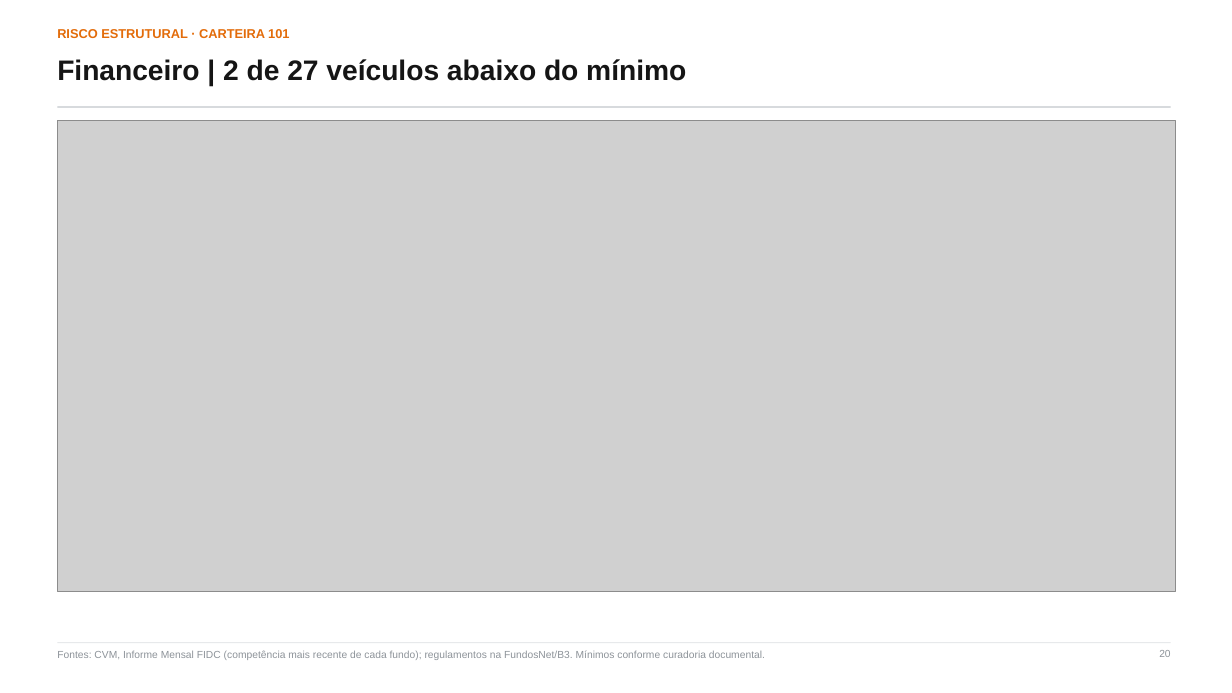
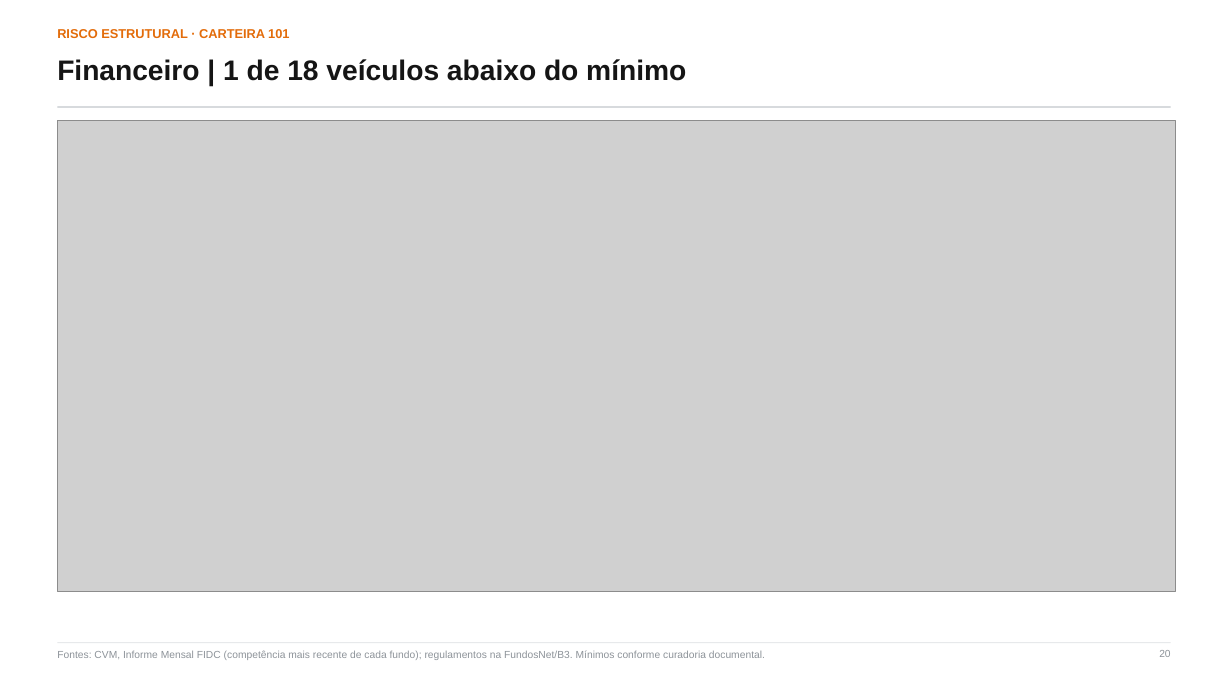
Before and after one commit to abalroar/fidc, a slide deck: slide 20 of outputs/deck_unificado/Panorama_FIDCs_com_Ranking_ANBIMA.pptx. Drawn at 1232x693 pixels with LibreOffice and Linux fonts; fonts in the diff are those of the drawing; grey boxes stand for pictures. Boxes give left, top, right and bottom in pixels: in the first picture for what was removed or moved away, otherwise in the second. Text is boxed around its words. In the diff, an @@ line names an element or a change of style, - is before the commit and + after.

```diff
--- a/outputs/deck_unificado/Panorama_FIDCs_com_Ranking_ANBIMA.pptx
+++ b/outputs/deck_unificado/Panorama_FIDCs_com_Ranking_ANBIMA.pptx
@@ text at [57,59,686,81]: text changed @@
-Financeiro | 2 de 27 veículos abaixo do mínimo
+Financeiro | 1 de 18 veículos abaixo do mínimo
```
Also in this commit, not shown: 16 other slides changed, 1 slide added, 7 other files.
